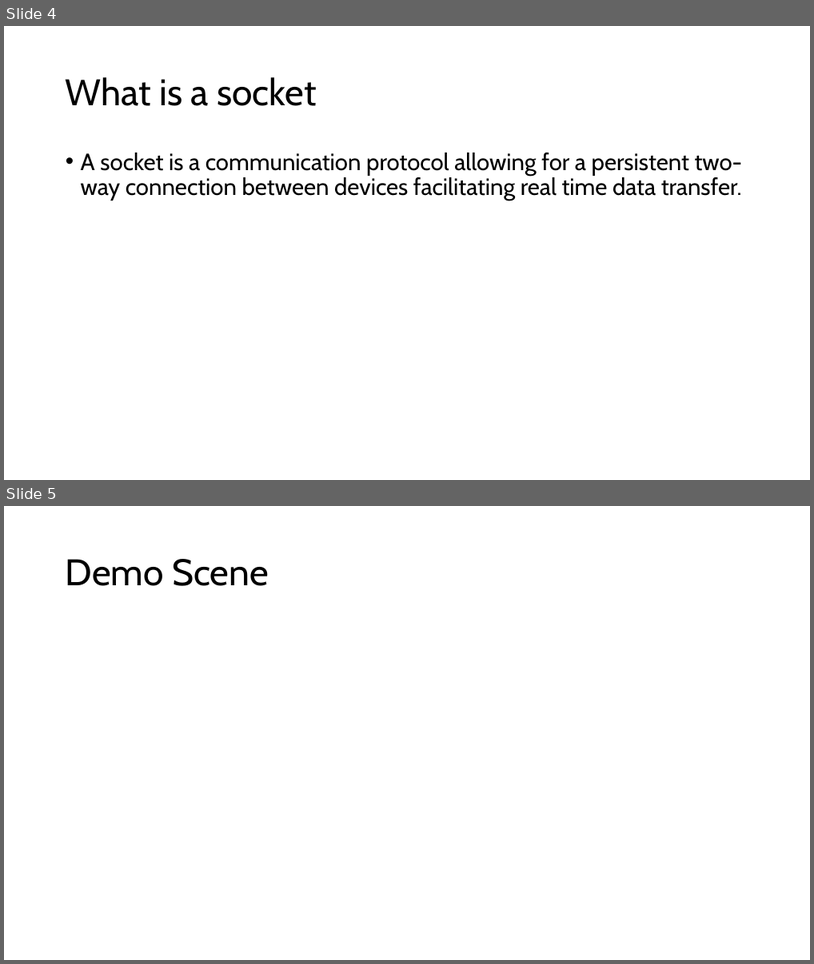
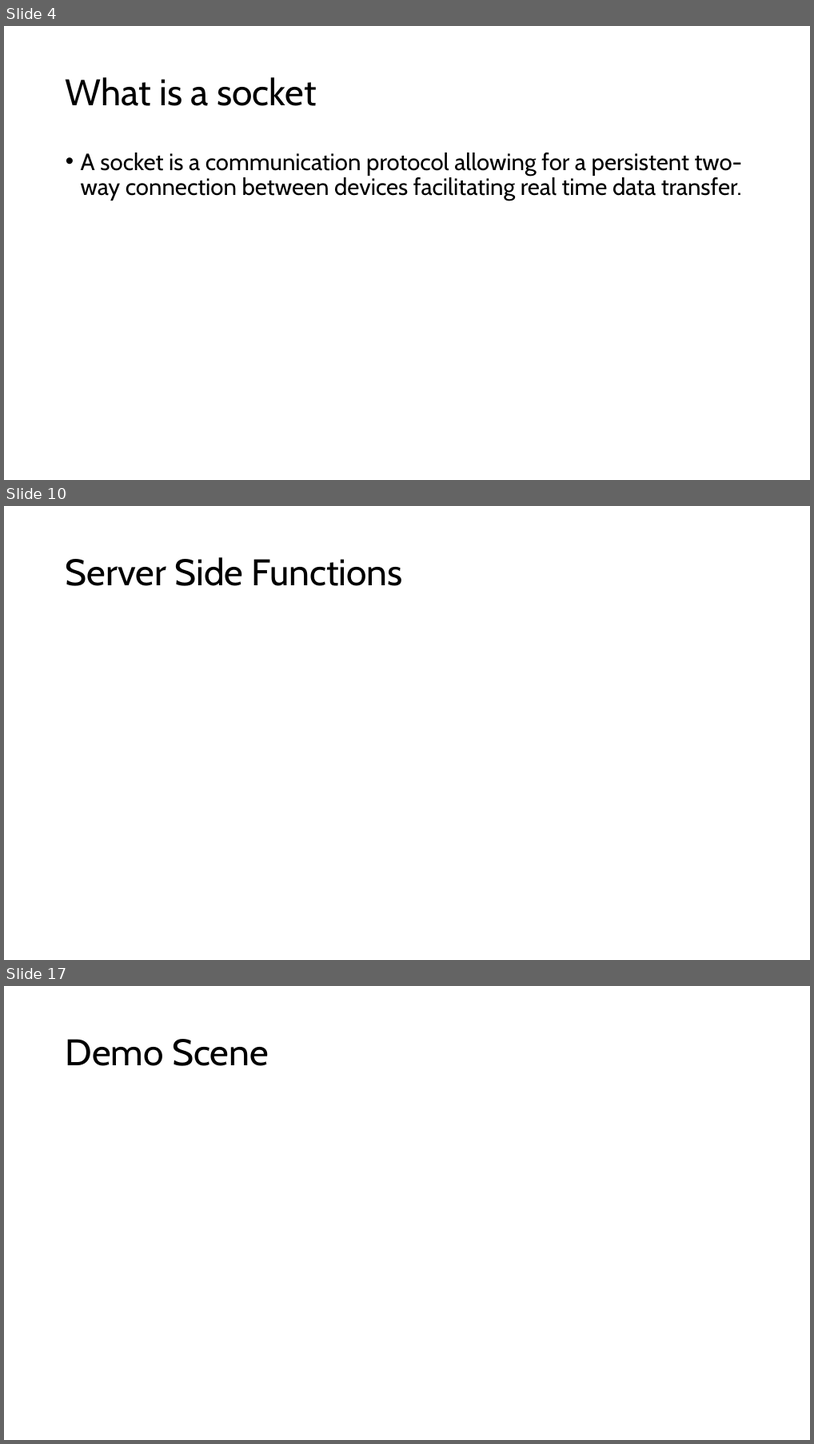
Before and after one commit to JamesB0010/ThreeJsMultiplayerDemonstration, a slide deck: Presentation/Multiplayer web games.pptx. Shown one above the other, each under a label of ours: slides 4 and 5 before the commit, slides 4, 10 and 17 after it; the slides between them are not shown. The pictures are 814x964 and 814x1444 pixels, drawn with LibreOffice and Linux fonts; fonts in the diff are those of the drawing. Boxes give left, top, right and bottom in pixels: in the first picture for what was removed or moved away, otherwise in the second. Text is boxed around its words. In the diff, an @@ line names an element or a change of style, - is before the commit and + after.

```diff
--- a/Presentation/Multiplayer web games.pptx
+++ b/Presentation/Multiplayer web games.pptx
@@ slide 10 added at [4,506,810,960], background #FFFFFF @@
@@ title added at [66,557,403,586], 44 pt, text #000000 @@
+Server Side Functions
@@ what was slide 5 is now slide 17 @@
```
Also in this commit, not shown: 1 slide changed, 12 other slides added.
